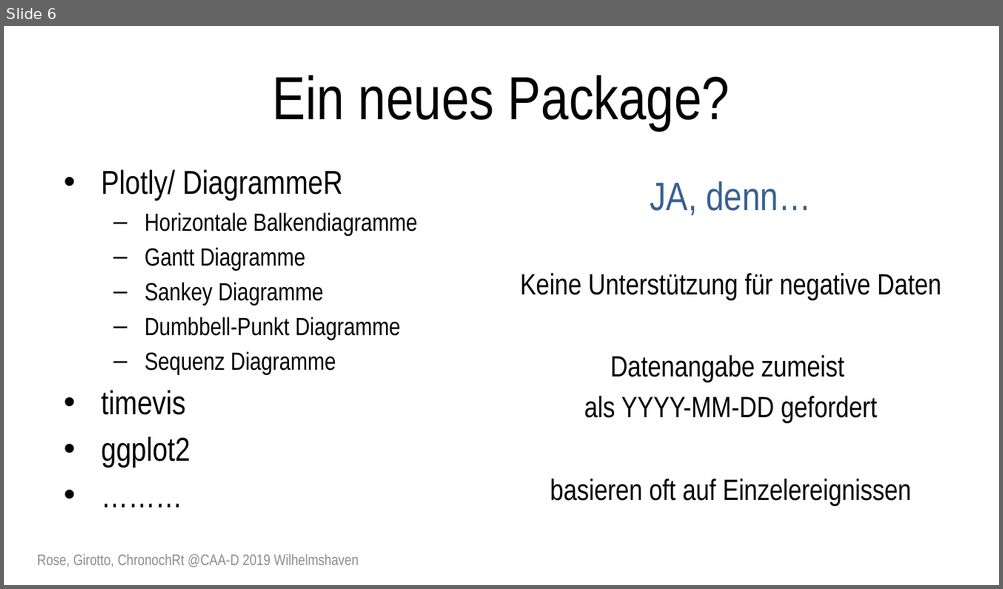
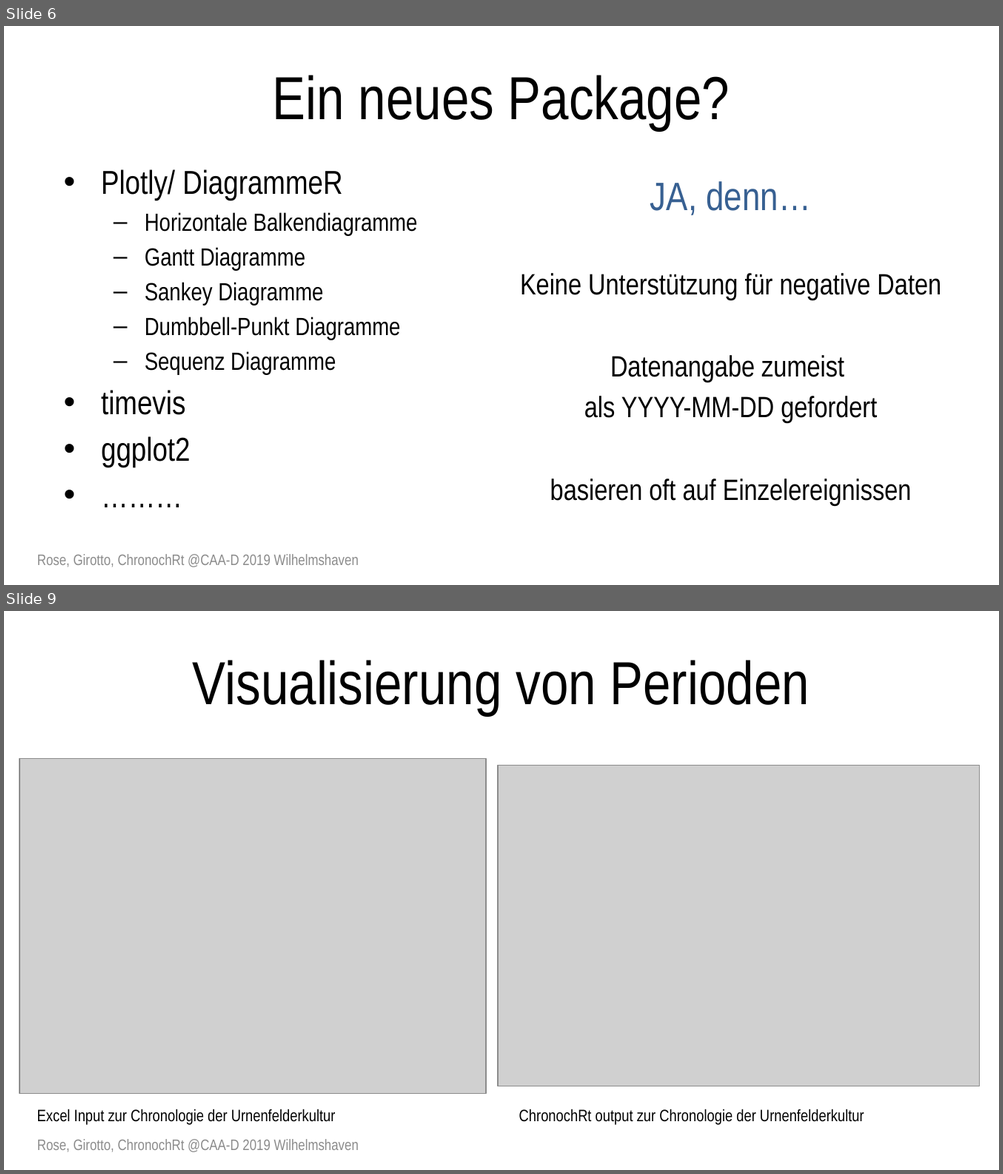
Before and after one commit to archaeothommy/chronochrt, a slide deck: Rose_Girotto_ChronochRt.pptx. Shown one above the other, each under a label of ours: slide 6 before the commit, slides 6 and 9 after it; the slides between them are not shown. The pictures are 1003x589 and 1003x1174 pixels, drawn with LibreOffice and Linux fonts; fonts in the diff are those of the drawing; grey boxes stand for pictures. Boxes give left, top, right and bottom in pixels: in the first picture for what was removed or moved away, otherwise in the second. Text is boxed around its words. In the diff, an @@ line names an element or a change of style, - is before the commit and + after.

```diff
--- a/Rose_Girotto_ChronochRt.pptx
+++ b/Rose_Girotto_ChronochRt.pptx
@@ slide 9 added at (x1=4, y1=611, x2=999, y2=1170), background #FFFFFF @@
@@ title added at (x1=193, y1=660, x2=809, y2=715), 44 pt, text #000000 @@
+Visualisierung von Perioden
@@ picture added at (x1=20, y1=758, x2=486, y2=1093) @@
@@ picture added at (x1=498, y1=765, x2=979, y2=1086) @@
@@ text added at (x1=37, y1=1109, x2=336, y2=1125), 12 pt, text #000000 @@
+Excel Input zur Chronologie der Urnenfelderkultur
@@ text added at (x1=519, y1=1109, x2=864, y2=1125), 12 pt, text #000000 @@
+ChronochRt output zur Chronologie der Urnenfelderkultur
@@ text added at (x1=37, y1=1139, x2=358, y2=1153), 11 pt, text #8C8C8C @@
+Rose, Girotto, ChronochRt @CAA-D 2019 Wilhelmshaven
```
Also in this commit, not shown: 9 slides changed, 1 other slide added, 9 other files.
